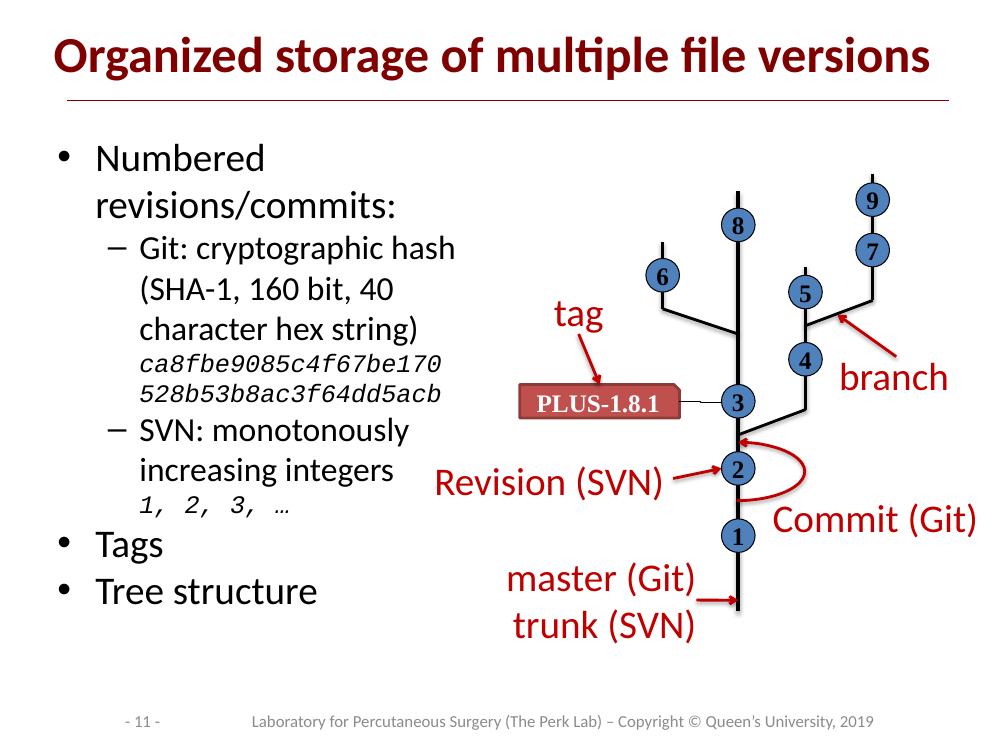
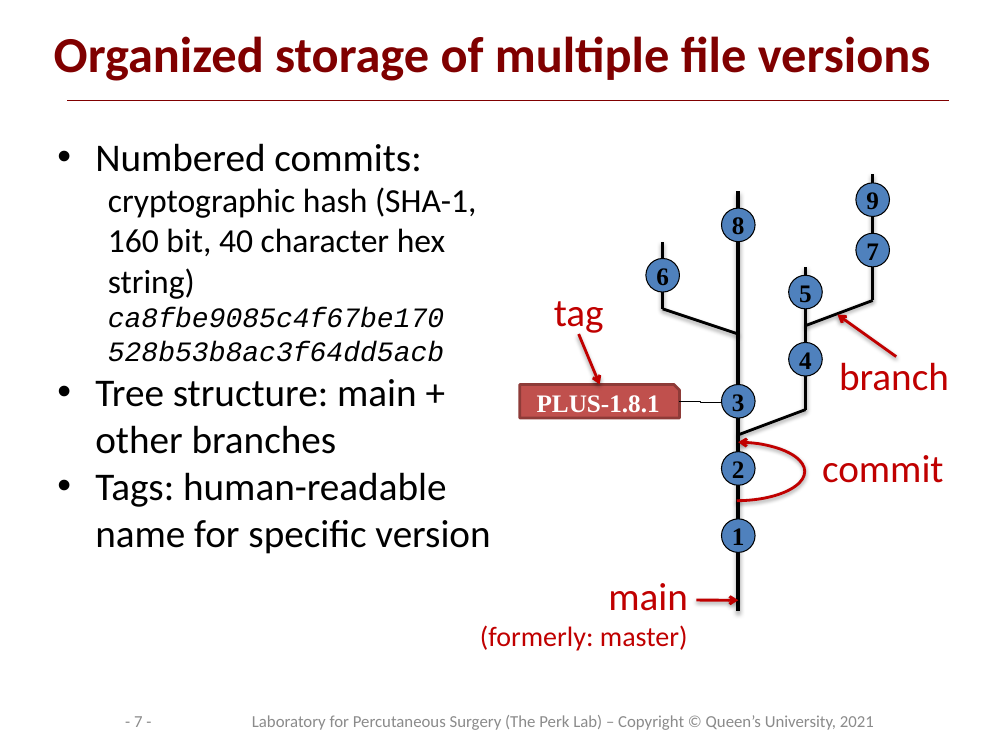
Before and after one commit to PerkLab/PerkLabBootcamp, a slide deck: slide 7 of Doc/day1_2_PerkLabProjectManagement.pptx (slide 11 before the commit). Drawn at 1008x756 pixels with LibreOffice and Linux fonts; fonts in the diff are those of the drawing; background and template pictures are left out. Boxes give left, top, right and bottom in pixels: in the first picture for what was removed or moved away, otherwise in the second. Text is boxed around its words. In the diff, an @@ line names an element or a change of style, - is before the commit and + after.

```diff
--- a/Doc/day1_2_PerkLabProjectManagement.pptx
+++ b/Doc/day1_2_PerkLabProjectManagement.pptx
@@ text at [95,143,490,554]: text changed; size 24 to 28 pt @@
-• Numbered revisions/commits:
-  – Git: cryptographic hash (SHA-1, 160 bit, 40 character hex string)
-    ca8fbe9085c4f67be170
-    528b53b8ac3f64dd5acb
-  – SVN: monotonously increasing integers
-    1, 2, 3, …
-• Tags
-• Tree structure
+• Numbered commits:
+  cryptographic hash (SHA-1, 160 bit, 40 character hex string)
+  ca8fbe9085c4f67be170
+  528b53b8ac3f64dd5acb
+• Tree structure: main + other branches
+• Tags: human-readable name for specific version
@@ text removed at [434,466,664,501] @@
-Revision (SVN)
@@ arrow removed from (673, 479) to (722, 469) @@
@@ text at [822,455,943,483]: text changed @@
-Commit (Git)
+commit
@@ text at [480,583,688,651]: text changed; size 28 to 20 pt @@
-master (Git)
-trunk (SVN)
+main
+(formerly: master)
@@ page number at [134,716,142,727]: text changed @@
-- 11 -
+- 7 -
@@ text at [252,715,874,730]: text changed @@
-Laboratory for Percutaneous Surgery (The Perk Lab) – Copyright © Queen’s University, 2019
+Laboratory for Percutaneous Surgery (The Perk Lab) – Copyright © Queen’s University, 2021
```
Also in this commit, not shown: 29 other slides changed, 6 slides added, 7 slides removed, 6 other files.
